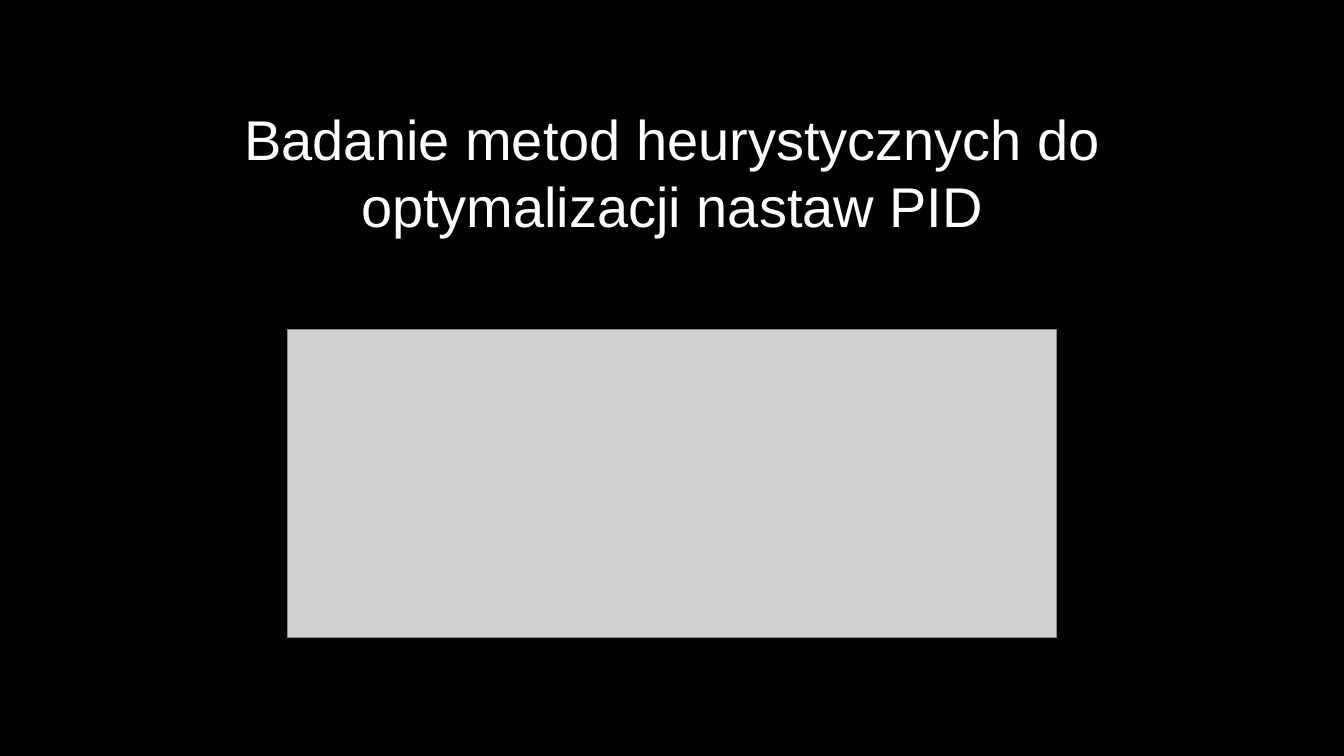
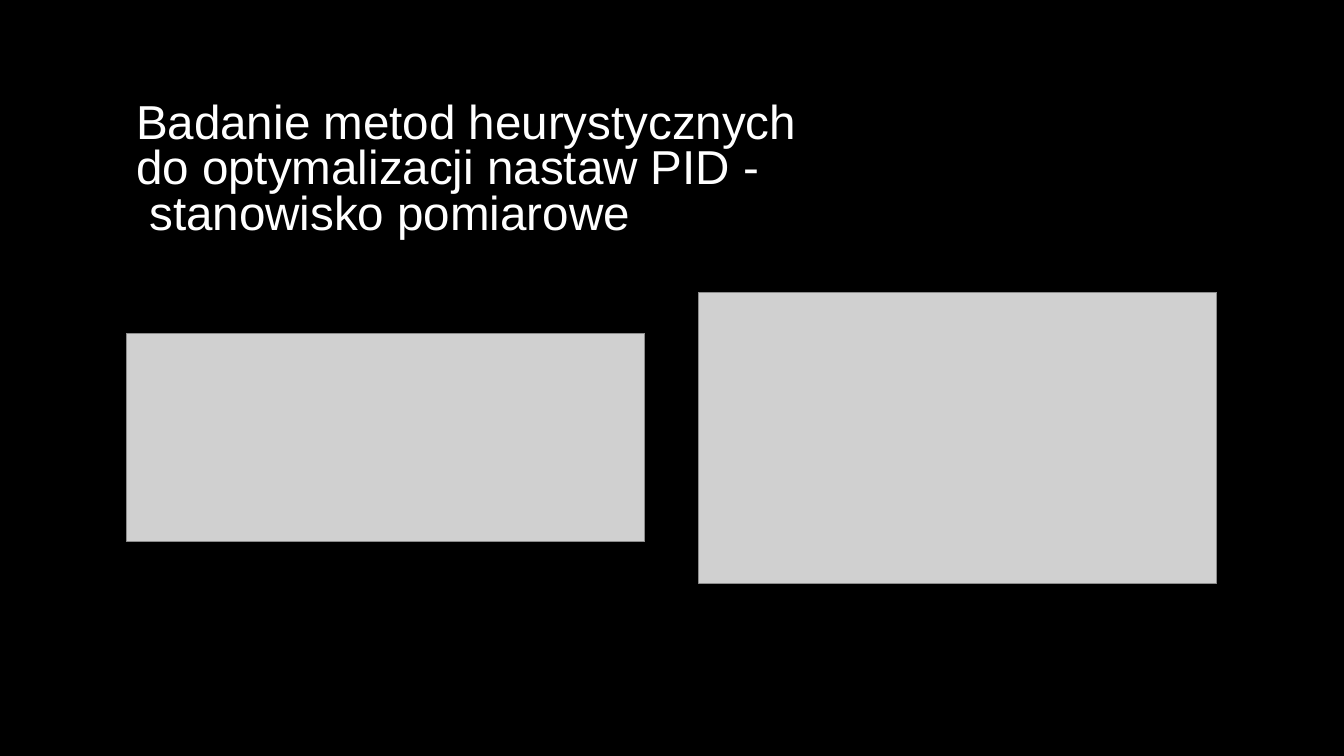
Before and after one commit to DevxMike/master_degree, a slide deck: slide 6 of ppt/Magisterka.odp. Drawn at 1344x756 pixels with LibreOffice and Linux fonts; fonts in the diff are those of the drawing; grey boxes stand for pictures. Boxes give left, top, right and bottom in pixels: in the first picture for what was removed or moved away, otherwise in the second. Text is boxed around its words. In the diff, an @@ line names an element or a change of style, - is before the commit and + after.

```diff
--- a/ppt/Magisterka.odp
+++ b/ppt/Magisterka.odp
@@ title at (136, 104, 796, 240): text changed; size 40 to 34 pt @@
-Badanie metod heurystycznych do optymalizacji nastaw PID
+Badanie metod heurystycznych do optymalizacji nastaw PID - stanowisko pomiarowe
@@ picture at (699, 292, 1217, 583): rotation 0 to 270 degrees @@
@@ picture added at (126, 334, 644, 542) @@
```
Also in this commit, not shown: 20 other slides changed, 2 slides added, 8 slides removed, 2 other files.
